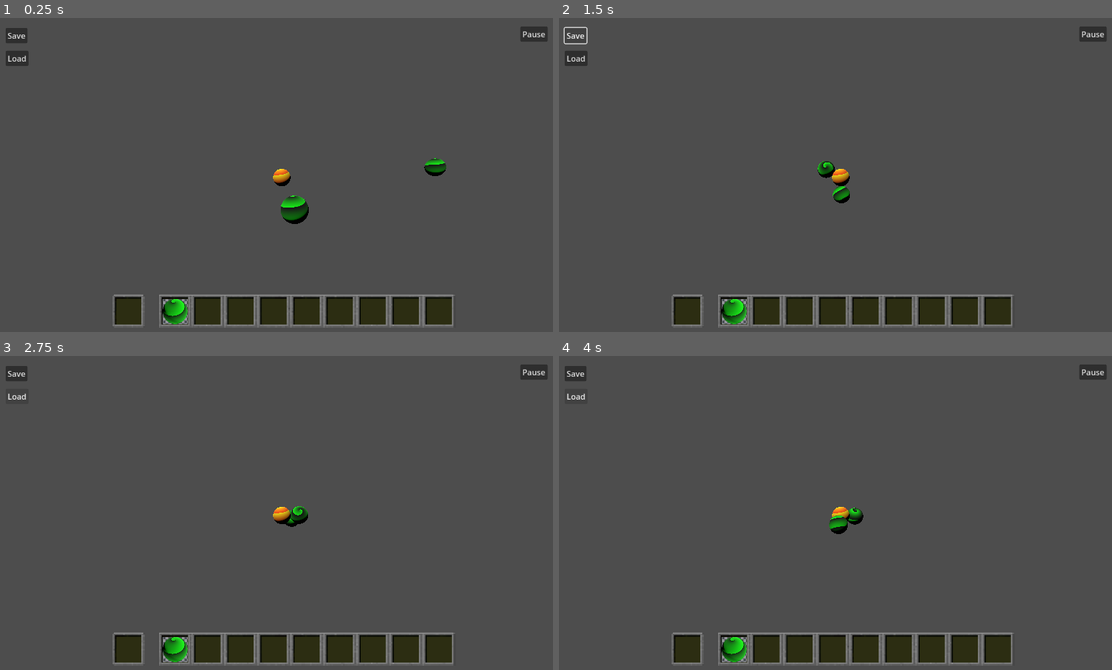
Above: before the commit, frames 1-4 (two rows, left to right).
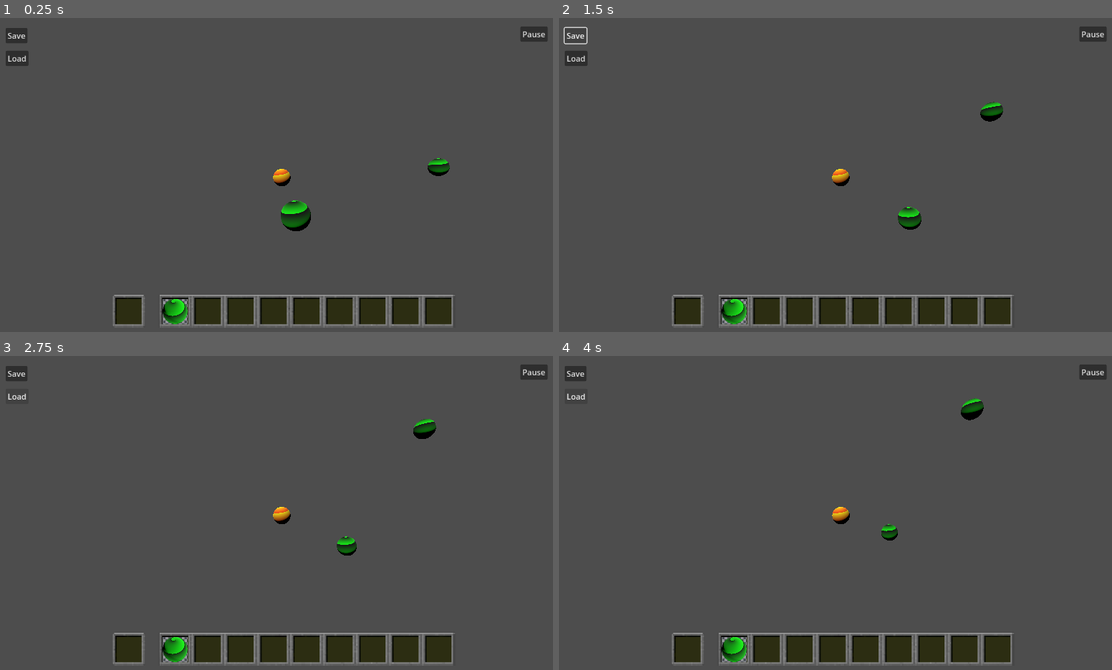
Above: after the commit, the same moments.

Repository: canhotuctor/skylab
Game: Godot game, scene res://Gravity Object/gravity_test.tscn
Same seed, same stepped clock (60 frames per second), same inputs: the game is played once before the commit and once after it. After the commit the project has no main scene; this scene is started directly in both runs.
Inputs (mouse positions are in pixels of both pictures, inside the frame that each line leads up to):
- Up to frame 1 (0.25 s): no input
- Up to frame 2 (1.5 s): move the mouse to (968, 162) at 0.52 s; click (968, 162) at 0.67 s; click "Save" at 1.25 s
- Up to frame 3 (2.75 s): click "Load" at 2 s
- Up to frame 4 (4 s): click "Save" at 2.75 s; click "Load" at 3.5 s

The runs differ from the first frame. In frame 1, 0.9% of the frame differs, in the area x 20-82%, y 44-99%; in frame 2, 1.1%, in the area x 20-82%, y 26-99%; in frame 3, 0.9%; in frame 4, 1.0%.

Commit message:
Fixed save bug and organization
This commit fixes the save bug (spawned planets would not be saved, as if they didn't exist), deletes unused scenes (InstantiateTest\InstantiateTest.tscn and test_scene.tscn), changed main scene, changed InstantiateTest\DragNDropTest.gd to UI_source\DragNDropTest.gd and InstantiateTest\branco.tscn to InstantiateTest\janelinha.tscn

Diff:
--- a/Gravity Object/gravity_test.tscn
+++ b/Gravity Object/gravity_test.tscn
@@ -7,7 +7,7 @@
 [ext_resource type="PackedScene" uid="uid://c8yyn6e5cc28d" path="res://Corpos/planeta1.tscn" id="3_75so0"]
 [ext_resource type="Texture2D" uid="uid://u816heplxqi4" path="res://UI_source/minecraft_toolbar.png" id="5_nmpt3"]
 [ext_resource type="Texture2D" uid="uid://kiq0wamm23b6" path="res://UI_source/bolaDoGrey.jpeg" id="6_rypmk"]
-[ext_resource type="Script" path="res://InstantiateTest/DragNDropTest.gd" id="7_pn2q3"]
+[ext_resource type="Script" path="res://UI_source/DragNDropTest.gd" id="7_sog4b"]
 [ext_resource type="Script" path="res://Gravity Object/AnalyticPause.gd" id="9_0wtth"]
 
 [sub_resource type="SphereMesh" id="SphereMesh_lu7dq"]
@@ -21,7 +21,7 @@
 [node name="Node3D" type="Node3D"]
 
 [node name="GravityObject" type="RigidBody3D" parent="."]
-mass = 100.0
+mass = 10.0
 script = ExtResource("1_sjp3v")
 
 [node name="MeshInstance3D" type="MeshInstance3D" parent="GravityObject"]
@@ -65,7 +65,7 @@
 grow_horizontal = 2
 grow_vertical = 2
 
-[node name="MineToolbar" type="NinePatchRect" parent="CanvasLayer/Interface"]
+[node name="MineToolbar" type="TextureRect" parent="CanvasLayer/Interface"]
 layout_mode = 1
 anchors_preset = 7
 anchor_left = 0.5
@@ -79,10 +79,6 @@
 grow_horizontal = 2
 grow_vertical = 0
 texture = ExtResource("5_nmpt3")
-patch_margin_left = 8
-patch_margin_top = 8
-patch_margin_right = 8
-patch_margin_bottom = 8
 
 [node name="DragNDropTest" type="TextureRect" parent="CanvasLayer/Interface/MineToolbar"]
 layout_mode = 1
@@ -93,7 +89,7 @@
 offset_bottom = 63.0
 texture = ExtResource("6_rypmk")
 expand_mode = 1
-script = ExtResource("7_pn2q3")
+script = ExtResource("7_sog4b")
 
 [node name="SaveAndLoad" type="Control" parent="CanvasLayer"]
 layout_mode = 3
@@ -125,6 +121,7 @@
 script = ExtResource("9_0wtth")
 
 [node name="Pause Button" type="Button" parent="CanvasLayer/AnalyticPause"]
+layout_mode = 0
 offset_left = 1056.0
 offset_top = 17.0
 offset_right = 1111.0
--- a/InstantiateTest/InstantiateTest.tscn
+++ /dev/null
@@ -1,5 +0,0 @@
-[gd_scene format=3 uid="uid://ejcvpmx2g8mf"]
-
-[node name="InstantiateTest" type="Node3D"]
-
-[node name="CanvasLayer" type="CanvasLayer" parent="."]
--- a/InstantiateTest/janelinha.tscn
+++ b/InstantiateTest/janelinha.tscn
@@ -63,6 +63,7 @@
 offset_bottom = 22.0
 
 [node name="Vy" type="Label" parent="Panel/Velocidade"]
+layout_mode = 0
 offset_top = 52.0
 offset_right = 24.0
 offset_bottom = 78.0
@@ -84,6 +85,7 @@
 grow_vertical = 0
 
 [node name="Vz" type="Label" parent="Panel/Velocidade"]
+layout_mode = 0
 offset_top = 78.0
 offset_right = 24.0
 offset_bottom = 104.0
@@ -142,6 +144,7 @@
 grow_vertical = 0
 
 [node name="Y" type="Label" parent="Panel/Posição"]
+layout_mode = 0
 offset_top = 52.0
 offset_right = 24.0
 offset_bottom = 78.0
@@ -163,6 +166,7 @@
 grow_vertical = 0
 
 [node name="Z" type="Label" parent="Panel/Posição"]
+layout_mode = 0
 offset_top = 78.0
 offset_right = 24.0
 offset_bottom = 104.0
--- a/InstantiateTest/DragNDropTest.gd
+++ b/UI_source/DragNDropTest.gd
@@ -8,7 +8,6 @@
 func _input(event):
 	if event is InputEventMouseButton:
 		dragging = (event.pressed and mouseInside)
-		print(dragging)
 		if(not dragging):
 			# Talvez mudar a condição!
 			if(position.distance_to(initialPosition) > dragMinDist):
@@ -17,6 +16,7 @@
 				planeta.linear_velocity = (camera.project_position(Input.get_last_mouse_velocity(), 10) - camera.project_position(Vector2.ZERO, 10))
 				#planeta.linear_velocity = 0.01*Vector3(Input.get_last_mouse_velocity().x, -1*Input.get_last_mouse_velocity().y,0)
 				get_tree().current_scene.add_child(planeta)
+				planeta.owner = get_tree().current_scene #necessario para salvar posteriormente pela função PackedScene.pack()
 
 			position = initialPosition
 
--- a/project.godot
+++ b/project.godot
@@ -11,7 +11,6 @@
 [application]
 
 config/name="Skylab"
-run/main_scene="res://test_scene.tscn"
 config/features=PackedStringArray("4.0", "Forward Plus")
 config/icon="res://icon.svg"
 
--- a/test_scene.tscn
+++ /dev/null
@@ -1,21 +0,0 @@
-[gd_scene load_steps=3 format=3 uid="uid://ciww27tadlx4r"]
-
-[sub_resource type="SphereShape3D" id="SphereShape3D_q0o5b"]
-
-[sub_resource type="SphereMesh" id="SphereMesh_ll0qt"]
-
-[node name="Node3D" type="Node3D"]
-
-[node name="RigidBody3D" type="RigidBody3D" parent="."]
-
-[node name="CollisionShape3D" type="CollisionShape3D" parent="RigidBody3D"]
-shape = SubResource("SphereShape3D_q0o5b")
-
-[node name="MeshInstance3D" type="MeshInstance3D" parent="RigidBody3D"]
-mesh = SubResource("SphereMesh_ll0qt")
-
-[node name="Camera3D" type="Camera3D" parent="."]
-transform = Transform3D(1, 0, 0, 0, 1, 0, 0, 0, 1, 0, 0, 2.12651)
-
-[node name="DirectionalLight3D" type="DirectionalLight3D" parent="."]
-transform = Transform3D(0.93606, -0.290656, 0.198272, 0, 0.563526, 0.826098, -0.351842, -0.773277, 0.527494, 0, 0, 0)
Renamed: InstantiateTest/branco.tscn -> InstantiateTest/Janelhina_teste.tscn
